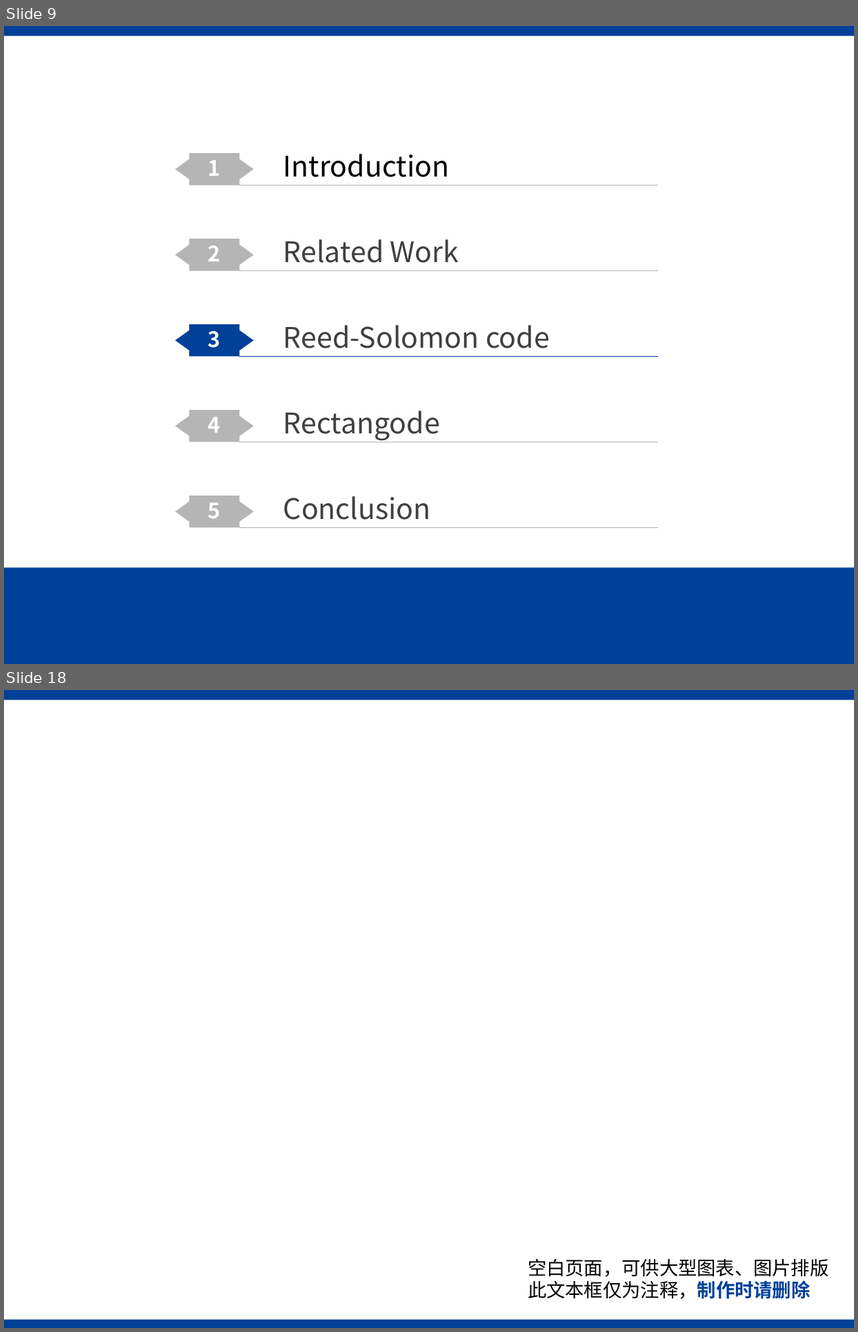
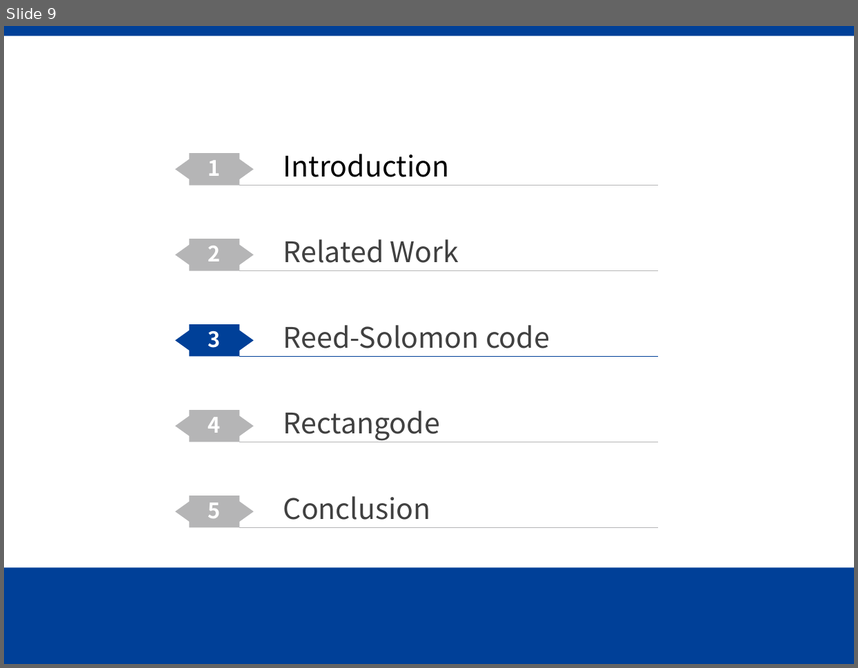
Before and after one commit to Gazer2020/Rectangode, a slide deck: slides.pptx. Shown one above the other, each under a label of ours: slides 9 and 18 before the commit, slide 9 after it; the slides between them are not shown. The pictures are 858x1332 and 858x668 pixels, drawn with LibreOffice and Linux fonts; fonts in the diff are those of the drawing; background and template pictures are left out. Boxes give left, top, right and bottom in pixels: in the first picture for what was removed or moved away, otherwise in the second. Text is boxed around its words. In the diff, an @@ line names an element or a change of style, - is before the commit and + after.

```diff
--- a/slides.pptx
+++ b/slides.pptx
@@ slide 18 removed at box(4, 690, 854, 1328), background #FFFFFF; not listed: 1 template element that a slide beside it also shows @@
@@ text removed at box(771, 719, 824, 745) @@
-Page .
@@ page number removed at box(813, 719, 846, 745) @@
-18
@@ text removed at box(528, 1259, 829, 1299) @@
-空白页面，可供大型图表、图片排版
-此文本框仅为注释，制作时请删除
@@ rectangle removed at box(4, 1319, 854, 1328) @@
```
Also in this commit, not shown: 4 slides changed, 11 slides added, 14 other slides removed, 3 other files.
